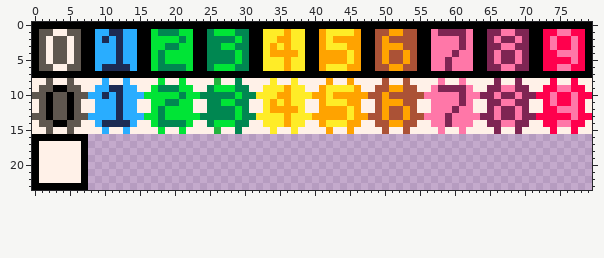
One commit to this sprite sheet: textures/weights.png. The first picture shows the starting point.
The file is 80x24 pixels.
The same view after the edit:
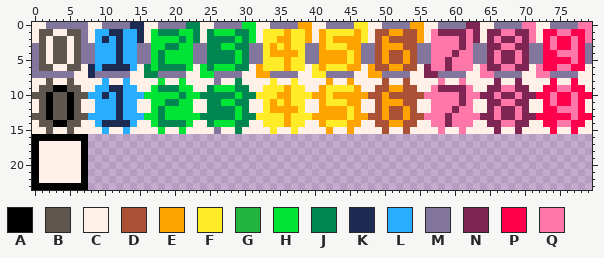
Palette (. is transparent): A #000000  B #5f574f  C #fff1e8  D #ab5236  E #ffa300  F #ffec27  G #22b43e  H #00e436  J #008751  K #1d2b53  L #29adff  M #83769c  N #7e2553  P #ff004d  Q #ff77a8
From old to new:
{"y":0,"x":0,"old":"AAAAAAAAAAAAAAAAAAAAAAAAAAAAAAAAAAAAAAAAAAAAAAAAAAAAAAAAAAAAAAAAAAAAAAAAAAAAAAAA","new":"CCMMMMMMCCMMMMKKCCMMMMJJCCMMMMHHCCMMMMEECCMMMMFFCCMMMMEECCMMMMNNCCMMMMQQCCMMMMQQ"}
{"y":1,"x":0,"old":"A","new":"C"}
{"y":1,"x":7,"old":"AA","new":"MC"}
{"y":1,"x":15,"old":"AA","new":"KC"}
{"y":1,"x":23,"old":"AA","new":"JC"}
{"y":1,"x":31,"old":"AA","new":"HC"}
{"y":1,"x":39,"old":"AA","new":"EC"}
{"y":1,"x":47,"old":"AA","new":"FC"}
{"y":1,"x":55,"old":"AA","new":"EC"}
{"y":1,"x":63,"old":"AA","new":"NC"}
{"y":1,"x":71,"old":"AA","new":"QC"}
{"y":1,"x":79,"old":"A","new":"Q"}
{"y":2,"x":0,"old":"A","new":"C"}
{"y":2,"x":7,"old":"AA","new":"MC"}
{"y":2,"x":15,"old":"AA","new":"KC"}
{"y":2,"x":23,"old":"AA","new":"JC"}
{"y":2,"x":31,"old":"AA","new":"HC"}
{"y":2,"x":39,"old":"AA","new":"EC"}
{"y":2,"x":47,"old":"AA","new":"FC"}
{"y":2,"x":55,"old":"AA","new":"EC"}
{"y":2,"x":63,"old":"AA","new":"NC"}
{"y":2,"x":71,"old":"AA","new":"QC"}
{"y":2,"x":79,"old":"A","new":"Q"}
{"y":3,"x":0,"old":"A","new":"M"}
{"y":3,"x":7,"old":"AA","new":"MM"}
{"y":3,"x":15,"old":"AA","new":"MM"}
{"y":3,"x":23,"old":"AA","new":"MM"}
{"y":3,"x":31,"old":"AA","new":"MM"}
{"y":3,"x":39,"old":"AA","new":"MM"}
{"y":3,"x":47,"old":"AA","new":"MM"}
{"y":3,"x":55,"old":"AA","new":"MM"}
{"y":3,"x":63,"old":"AA","new":"MM"}
{"y":3,"x":71,"old":"AA","new":"MM"}
{"y":3,"x":79,"old":"A","new":"M"}
{"y":4,"x":0,"old":"A","new":"M"}
{"y":4,"x":7,"old":"AA","new":"MM"}
{"y":4,"x":15,"old":"AA","new":"MM"}
{"y":4,"x":23,"old":"AA","new":"MM"}
{"y":4,"x":31,"old":"AA","new":"MM"}
{"y":4,"x":39,"old":"AA","new":"MM"}
{"y":4,"x":47,"old":"AA","new":"MM"}
{"y":4,"x":55,"old":"AA","new":"MM"}
{"y":4,"x":63,"old":"AA","new":"MM"}
{"y":4,"x":71,"old":"AA","new":"MM"}
{"y":4,"x":79,"old":"A","new":"M"}
{"y":5,"x":0,"old":"A","new":"M"}
{"y":5,"x":7,"old":"AA","new":"MM"}
{"y":5,"x":15,"old":"AA","new":"MM"}
{"y":5,"x":23,"old":"AA","new":"MM"}
{"y":5,"x":31,"old":"AA","new":"MM"}
{"y":5,"x":39,"old":"AA","new":"MM"}
{"y":5,"x":47,"old":"AA","new":"MM"}
{"y":5,"x":55,"old":"AA","new":"MM"}
{"y":5,"x":63,"old":"AA","new":"MM"}
{"y":5,"x":71,"old":"AA","new":"MM"}
{"y":5,"x":79,"old":"A","new":"M"}
{"y":6,"x":0,"old":"A","new":"M"}
{"y":6,"x":7,"old":"AA","new":"CK"}
{"y":6,"x":15,"old":"AA","new":"CJ"}
{"y":6,"x":23,"old":"AA","new":"CH"}
{"y":6,"x":31,"old":"AA","new":"CE"}
{"y":6,"x":39,"old":"AA","new":"CF"}
{"y":6,"x":47,"old":"AA","new":"CE"}
{"y":6,"x":55,"old":"AA","new":"CN"}
{"y":6,"x":63,"old":"AA","new":"CQ"}
{"y":6,"x":71,"old":"AA","new":"CQ"}
{"y":6,"x":79,"old":"A","new":"C"}
{"y":7,"x":0,"old":"AAAAAAAAAAAAAAAAAAAAAAAAAAAAAAAAAAAAAAAAAAAAAAAAAAAAAAAAAAAAAAAAAAAAAAAAAAAAAAAA","new":"MMMMMMCCKMMMMMCCJJMMMMCCHHMMMMCCEEMMMMCCFFMMMMCCEEMMMMCCNNMMMMCCQQMMMMCCQQMMMMCC"}
{"y":8,"x":26,"old":"G","new":"M"}
{"y":15,"x":26,"old":"G","new":"M"}
{"label":"changed","picture_box":[32,22,592,85]}
{"label":"changed","picture_box":[214,127,221,134]}
